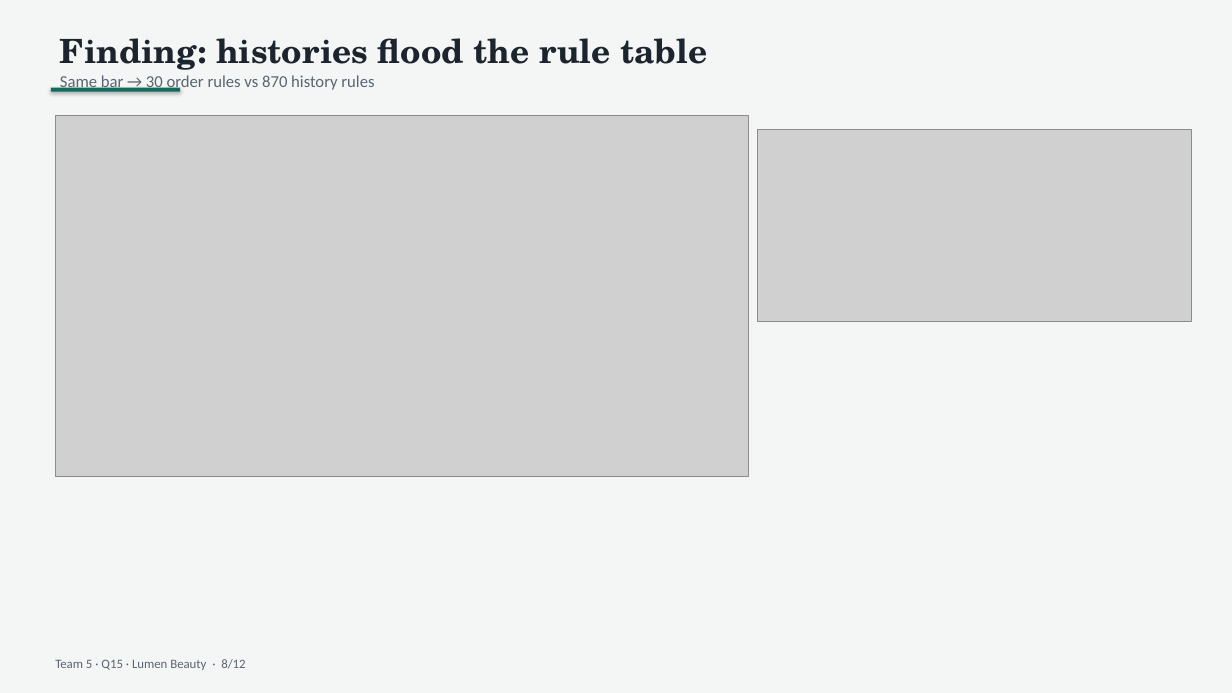
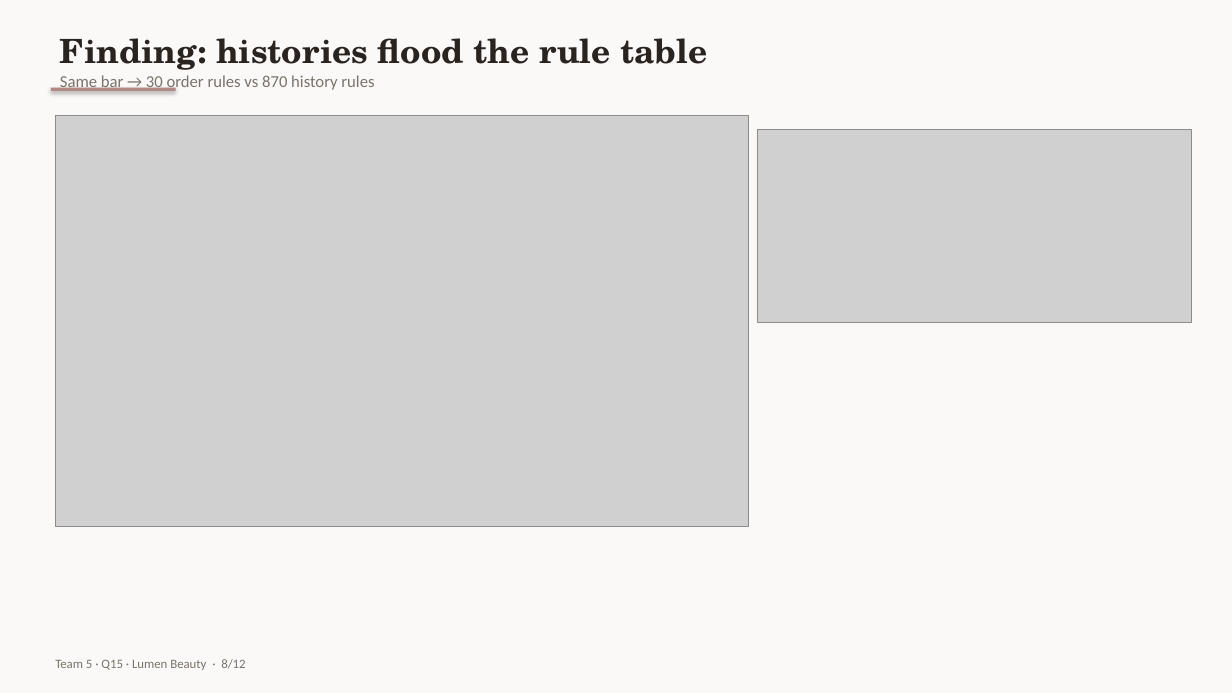
Before and after one commit to N1Rizhka/New-Media-Technology-and-Analytics---Final-Project, a slide deck: slide 8 of deliverables/Team5_Q15_pitch.pptx. Drawn at 1232x693 pixels with LibreOffice and Linux fonts; fonts in the diff are those of the drawing; grey boxes stand for pictures. Boxes give left, top, right and bottom in pixels: in the first picture for what was removed or moved away, otherwise in the second. Text is boxed around its words. In the diff, an @@ line names an element or a change of style, - is before the commit and + after.

```diff
--- a/deliverables/Team5_Q15_pitch.pptx
+++ b/deliverables/Team5_Q15_pitch.pptx
@@ rectangle at [0,0,1232,693]: fill #F4F6F5 to #FBF9F7 @@
@@ text "Finding: histories flood the rule ..." at [60,38,707,91]: text colour #1C242E to #2A2421 in "Finding: histories flood the rule table"; text colour #5A6472 to #7A736C in "Same bar → 30 order rules vs ..." @@
@@ rectangle: place and size @@
-rectangle at [51,88,180,91]
+rectangle at [51,88,176,91]
@@ rectangle at [51,88,176,91]: fill #0F6B5C to #B08984 @@
@@ picture: place and size @@
-picture at [55,116,749,477]
+picture at [55,116,749,526]
@@ text "Team 5 · Q15 · ..." at [55,659,245,670]: text colour #5A6472 to #7A736C @@
```
Also in this commit, not shown: 11 other slides changed, 16 other files.
